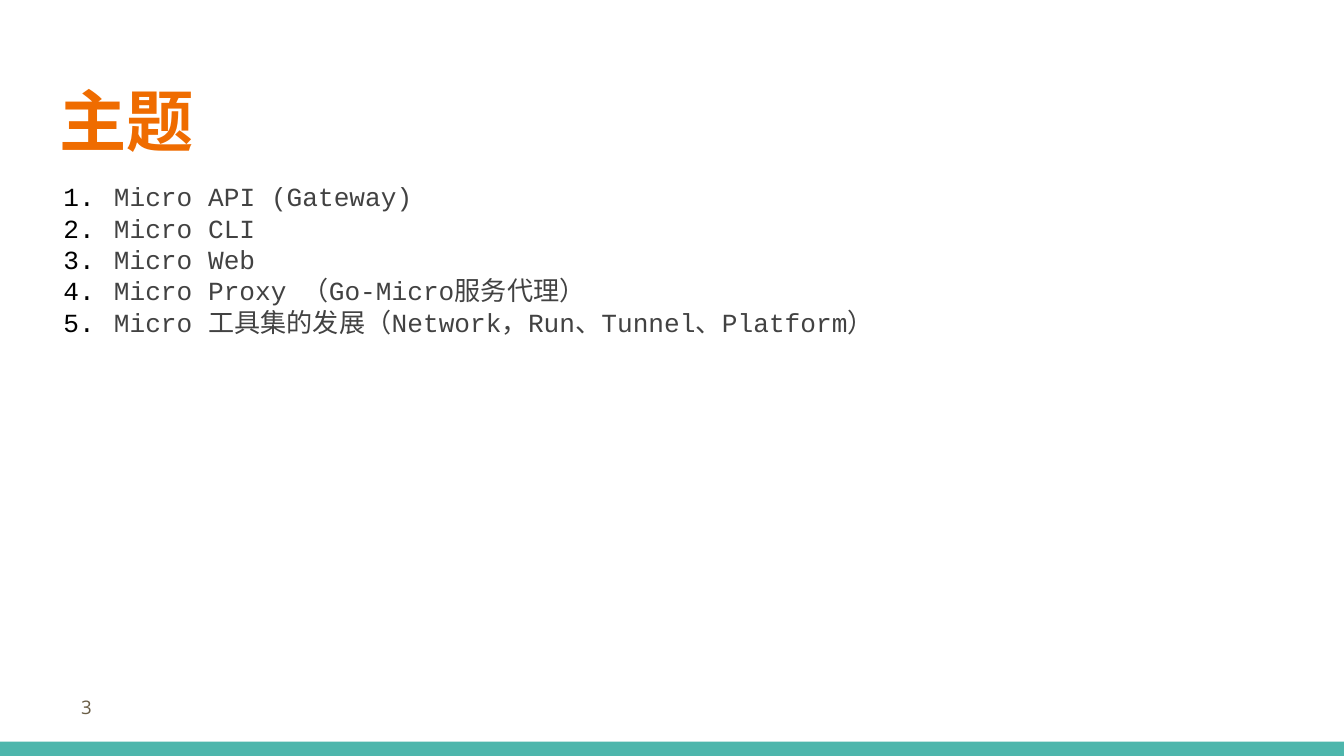
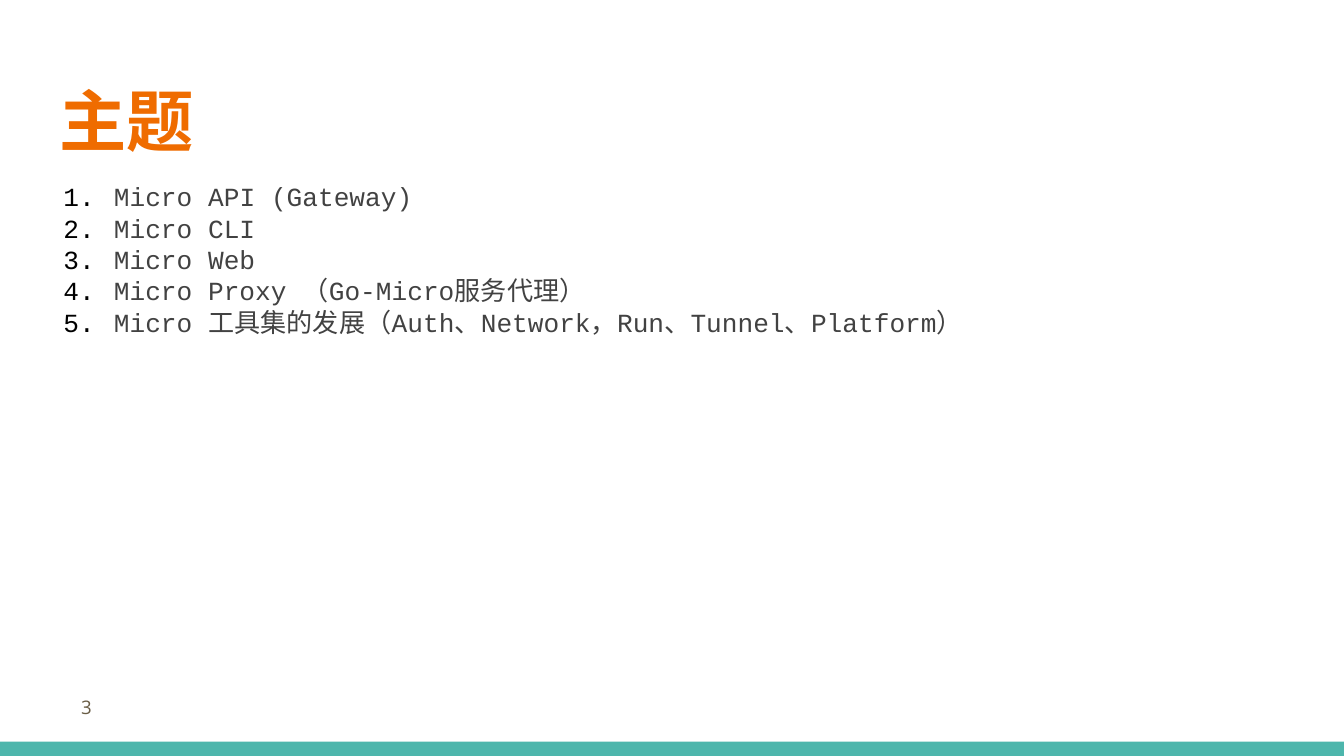
Before and after one commit to printfcoder/stack-rpc-tutorials, a slide deck: slide 3 of others/share/learning-go/【第三期】Micro工具集.pptx. Drawn at 1344x756 pixels with LibreOffice and Linux fonts; fonts in the diff are those of the drawing; background and template pictures are left out. Boxes give left, top, right and bottom in pixels: in the first picture for what was removed or moved away, otherwise in the second. Text is boxed around its words. In the diff, an @@ line names an element or a change of style, - is before the commit and + after.

```diff
--- a/others/share/learning-go/【第三期】Micro工具集.pptx
+++ b/others/share/learning-go/【第三期】Micro工具集.pptx
@@ text at (x1=114, y1=305, x2=963, y2=335): text changed @@
-5. Micro 工具集的发展（Network，Run、Tunnel、Platform）
+5. Micro 工具集的发展（Auth、Network，Run、Tunnel、Platform）
```
Also in this commit, not shown: 4 other slides changed, 1 slide added, 1 other file.
